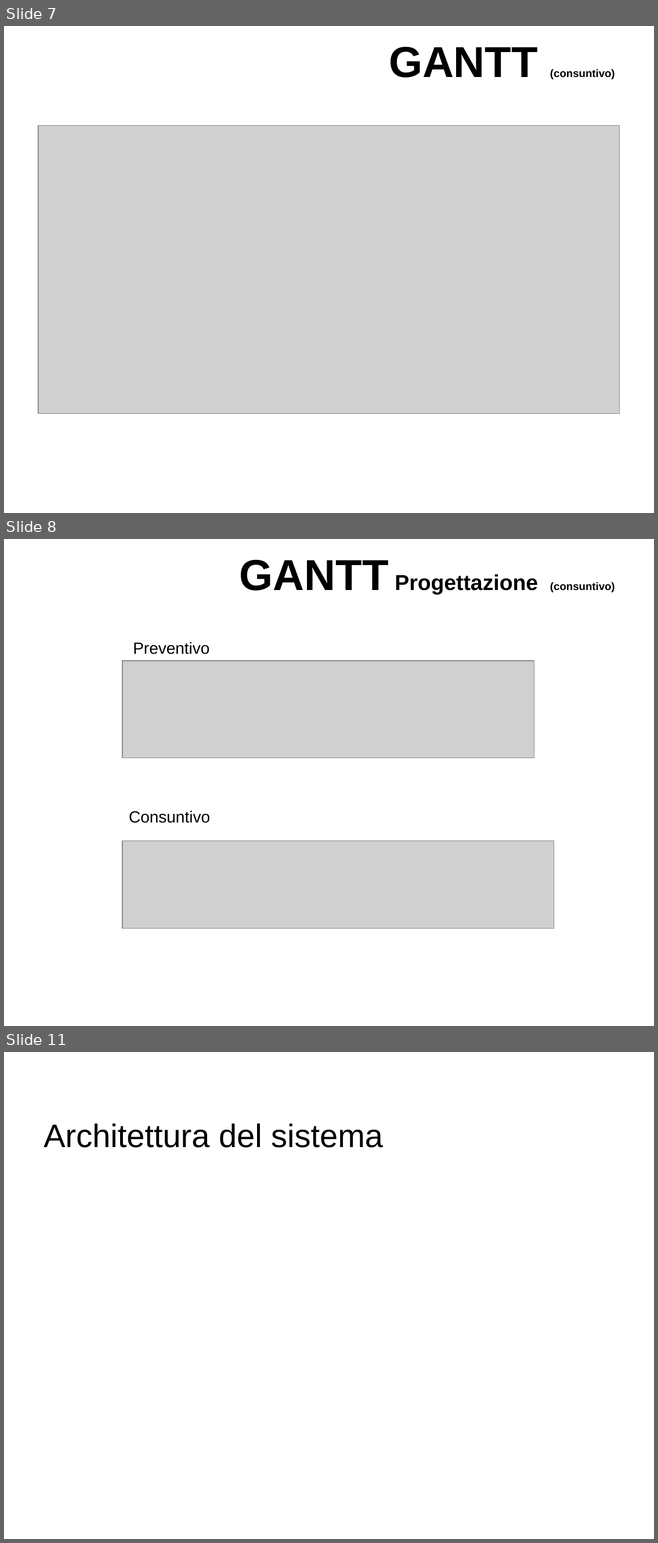
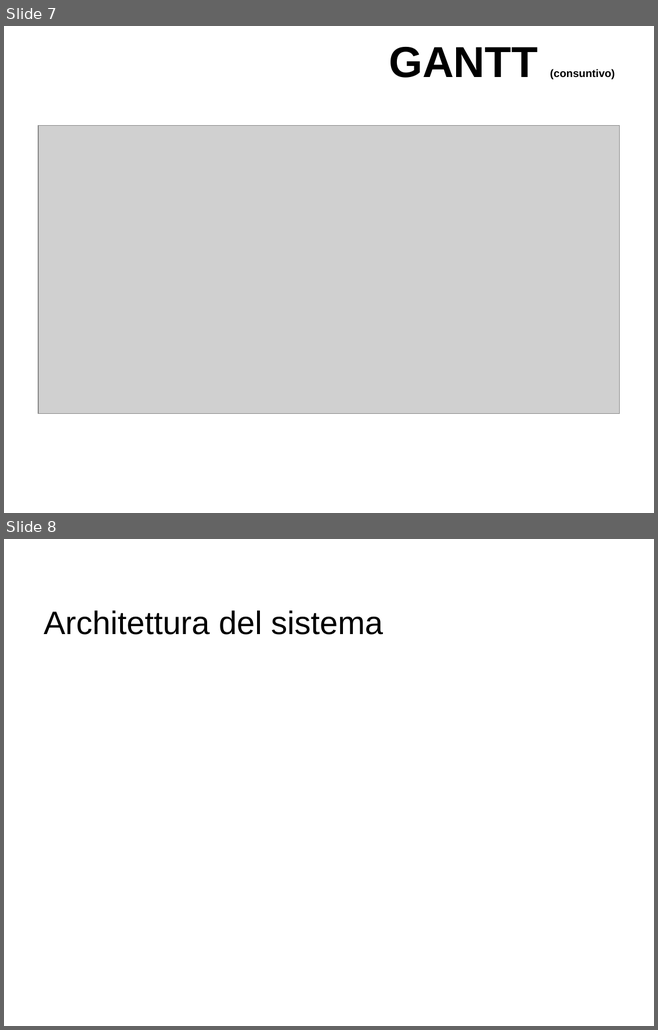
Before and after one commit to lucadibello/CPTMeetingRoomScheduler, a slide deck: pptx/Presentation_LucaDiBello.pptx. Shown one above the other, each under a label of ours: slides 7, 8 and 11 before the commit, slides 7 and 8 after it; the slides between them are not shown. The pictures are 658x1543 and 658x1030 pixels, drawn with LibreOffice and Linux fonts; fonts in the diff are those of the drawing; grey boxes stand for pictures; background and template pictures are left out. Boxes give left, top, right and bottom in pixels: in the first picture for what was removed or moved away, otherwise in the second. Text is boxed around its words. In the diff, an @@ line names an element or a change of style, - is before the commit and + after.

```diff
--- a/pptx/Presentation_LucaDiBello.pptx
+++ b/pptx/Presentation_LucaDiBello.pptx
@@ slide 8 removed at (4, 539, 654, 1026), background picture (left out) @@
@@ title removed at (239, 560, 615, 595) @@
-GANTT Progettazione (consuntivo)
@@ text removed at (133, 642, 209, 654) @@
-Preventivo
@@ picture removed at (122, 660, 534, 758) @@
@@ text removed at (129, 810, 210, 823) @@
-Consuntivo
@@ picture removed at (122, 841, 554, 928) @@
@@ what was slide 11 is now slide 8 @@
```
Also in this commit, not shown: 1 slide changed, 3 other slides removed, 8 other files.
